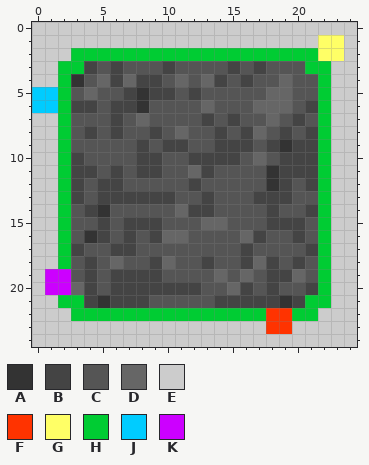
File history of a pixel-art sprite, images/Medium/Tiles/Tile_All.png. This is how it looked before the edit.
The file is 25x25 pixels.
Palette (. is transparent): A #333333  B #444444  C #555555  D #666666  E #cccccc  F #ff3300  G #ffff66  H #00cc33  J #00ccff  K #cc00ff
Pixels before, first column x 0:
 0 EEEEEEEEEEEEEEEEEEEEEEEEE
 1 EEEEEEEEEEEEEEEEEEEEEEGGE
 2 EEEHHHHHHHHHHHHHHHHHHHGGE
 3 EEHHBCBCCCBCCCCBCBCCCHHEE
 4 EEHACDBDBBCDCDBCBCCDCCHEE
 5 JJHCDCCBABBCBCCCCCDDCCHEE
 6 JJHBBCBBACCCCDCCCDDDCBHEE
 7 EEHCCCBCDCCCCBCBCCDCBCHEE
 8 EEHCBCBCCBCDCCBCBDCBCBHEE
 9 EEHCCCCCBCBBCCBBBCBABBHEE
10 EEHBCCCCBBCCBBBBCDCBBBHEE
11 EEHBBCBCBBCCDBCCCCABBBHEE
12 EEHBCBBCCCCCBCCCCCABCBHEE
13 EEHBCBBBBBBCCBCCCBBBCCHEE
14 EEHCBACCCCCDBBCCCCBCCBHEE
15 EEHCCBCBBBCCCDDCCCBBBCHEE
16 EEHCABCBCBDDCCCCDBCCBCHEE
17 EEHBCCBBCCCCCCCCBCCCCBHEE
18 EEHCBCDCCBDCCBCCBDBCBCHEE
19 EKKCBCBBBBCCCCDCDCBBDCHEE
20 EKKDBCBBBBBBBCCDBCBCCBHEE
21 EEHHBABBBCCCCCBBBBBABHHEE
22 EEEHHHHHHHHHHHHHHHFFHHEEE
23 EEEEEEEEEEEEEEEEEEFFEEEEE
24 EEEEEEEEEEEEEEEEEEEEEEEEE
The result:
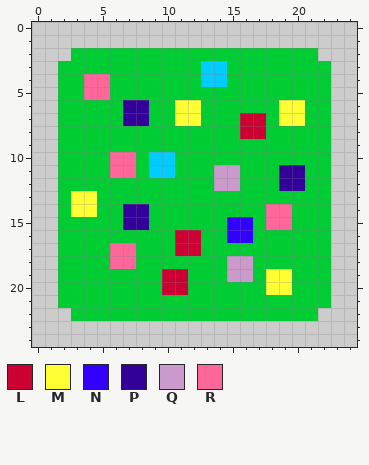
Colours new in this view: L #cc0033  M #ffff33  N #3300ff  P #330099  Q #cc99cc  R #ff6699
The exact change:
y 1..2: x 22..23 GG -> EE
y 3: x 4..20 BCBCCCBCCCCBCBCCC -> HHHHHHHHHJJHHHHHH
y 4: x 3..21 ACDBDBBCDCDBCBCCDCC -> HRRHHHHHHHJJHHHHHHH
y 5: x 0..1 JJ -> EE; x 3..21 CDCCBABBCBCCCCCDDCC -> HRRHHHHHHHHHHHHHHHH
y 6: x 0..1 JJ -> EE; x 3..21 BBCBBACCCCDCCCDDDCB -> HHHHPPHHMMHHHHHHMMH
y 7: x 3..21 CCCBCDCCCCBCBCCDCBC -> HHHHPPHHMMHHHLLHMMH
y 8: x 3..21 CBCBCCBCDCCBCBDCBCB -> HHHHHHHHHHHHHLLHHHH
y 9: x 3..21 CCCCCBCBBCCBBBCBABB -> HHHHHHHHHHHHHHHHHHH
y 10: x 3..21 BCCCCBBCCBBBBCDCBBB -> HHHRRHJJHHHHHHHHHHH
y 11: x 3..21 BBCBCBBCCDBCCCCABBB -> HHHRRHJJHHHQQHHHPPH
y 12: x 3..21 BCBBCCCCCBCCCCCABCB -> HHHHHHHHHHHQQHHHPPH
y 13: x 3..21 BCBBBBBBCCBCCCBBBCC -> MMHHHHHHHHHHHHHHHHH
y 14: x 3..21 CBACCCCCDBBCCCCBCCB -> MMHHPPHHHHHHHHHRRHH
y 15: x 3..21 CCBCBBBCCCDDCCCBBBC -> HHHHPPHHHHHHNNHRRHH
y 16: x 3..21 CABCBCBDDCCCCDBCCBC -> HHHHHHHHLLHHNNHHHHH
y 17: x 3..21 BCCBBCCCCCCCCBCCCCB -> HHHRRHHHLLHHHHHHHHH
y 18: x 3..21 CBCDCCBDCCBCCBDBCBC -> HHHRRHHHHHHHQQHHHHH
y 19: x 1..21 KKCBCBBBBCCCCDCDCBBDC -> EHHHHHHHHLLHHHQQHMMHH
y 20: x 1..21 KKDBCBBBBBBBCCDBCBCCB -> EHHHHHHHHLLHHHHHHMMHH
y 21: x 4..20 BABBBCCCCCBBBBBAB -> HHHHHHHHHHHHHHHHH
y 22: x 18..19 FF -> HH
y 23: x 18..19 FF -> EE
